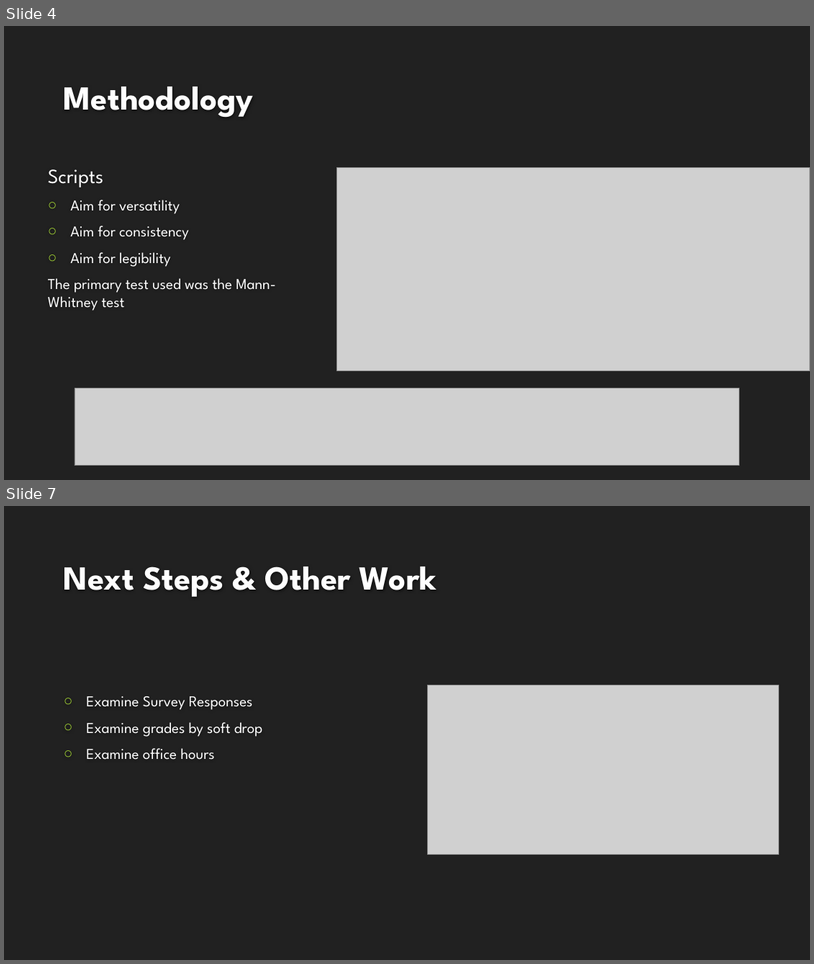
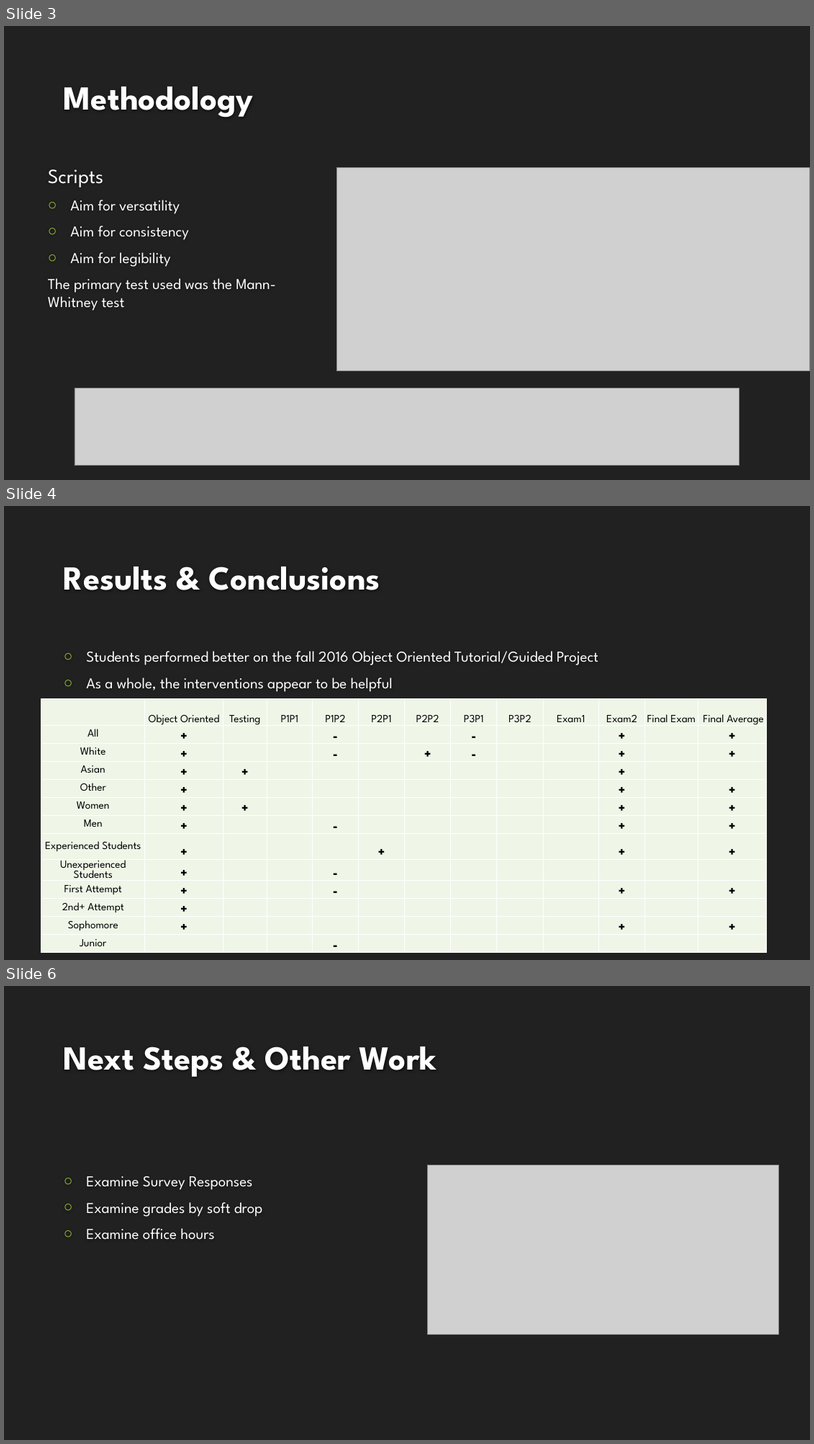
Before and after one commit to adamAbram/reu, a slide deck: CSC216 Comparison.pptx. Shown one above the other, each under a label of ours: slides 4 and 7 before the commit, slides 3, 4 and 6 after it; the slides between them are not shown. The pictures are 814x964 and 814x1444 pixels, drawn with LibreOffice and Linux fonts; fonts in the diff are those of the drawing; grey boxes stand for pictures; background and template pictures are left out. Boxes give left, top, right and bottom in pixels: in the first picture for what was removed or moved away, otherwise in the second. Text is boxed around its words. In the diff, an @@ line names an element or a change of style, - is before the commit and + after.

```diff
--- a/CSC216 Comparison.pptx
+++ b/CSC216 Comparison.pptx
@@ slide 4 added at bbox=[4, 506, 810, 960], background #212121 @@
@@ title added at bbox=[64, 566, 381, 590], 40 pt, text #FEFEFE, bold @@
+Results & Conclusions
@@ text added at bbox=[86, 651, 599, 692], 18 pt, text #FFFFFF @@
+○ Students performed better on the fall 2016 Object Oriented Tutorial/Guided Project
+○ As a whole, the interventions appear to be helpful
@@ table added at bbox=[41, 699, 766, 960], 13 rows, 13 columns @@
+ | Object Oriented | Testing | P1P1 | P1P2 | P2P1 | P2P2 | P3P1 | P3P2 | Exam1 | Exam2 | Final Exam | Final Average
+All | + |  |  | - |  |  | - |  |  | + |  | +
+White | + |  |  | - |  | + | - |  |  | + |  | +
+Asian | + | + |  |  |  |  |  |  |  | + |  | 
+Other | + |  |  |  |  |  |  |  |  | + |  | +
+Women | + | + |  |  |  |  |  |  |  | + |  | +
+Men | + |  |  | - |  |  |  |  |  | + |  | +
+Experienced Students | + |  |  |  | + |  |  |  |  | + |  | +
+Unexperienced Students | + |  |  | - |  |  |  |  |  |  |  | 
+First Attempt | + |  |  | - |  |  |  |  |  | + |  | +
+2nd+ Attempt | + |  |  |  |  |  |  |  |  |  |  | 
+Sophomore | + |  |  |  |  |  |  |  |  | + |  | +
+Junior |  |  |  | - |  |  |  |  |  |  |  | 
@@ what was slide 4 is now slide 3 @@
@@ what was slide 7 is now slide 6 @@
```
Also in this commit, not shown: 2 other slides added, 3 slides removed, 1 other file.
